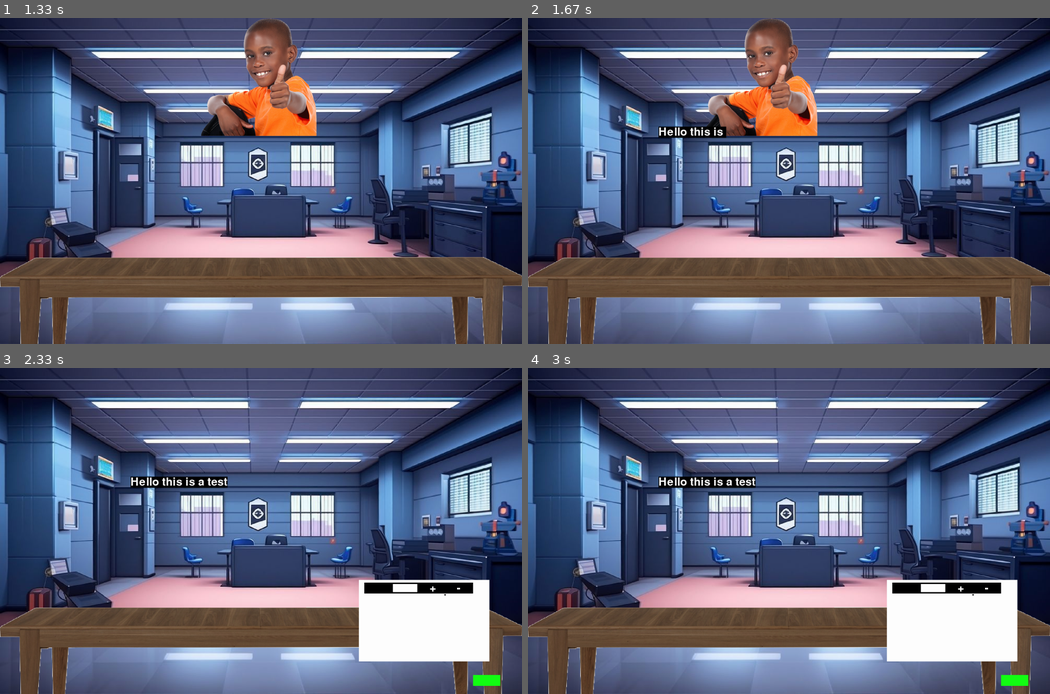
Above: before the commit, frames 1-4 (two rows, left to right).
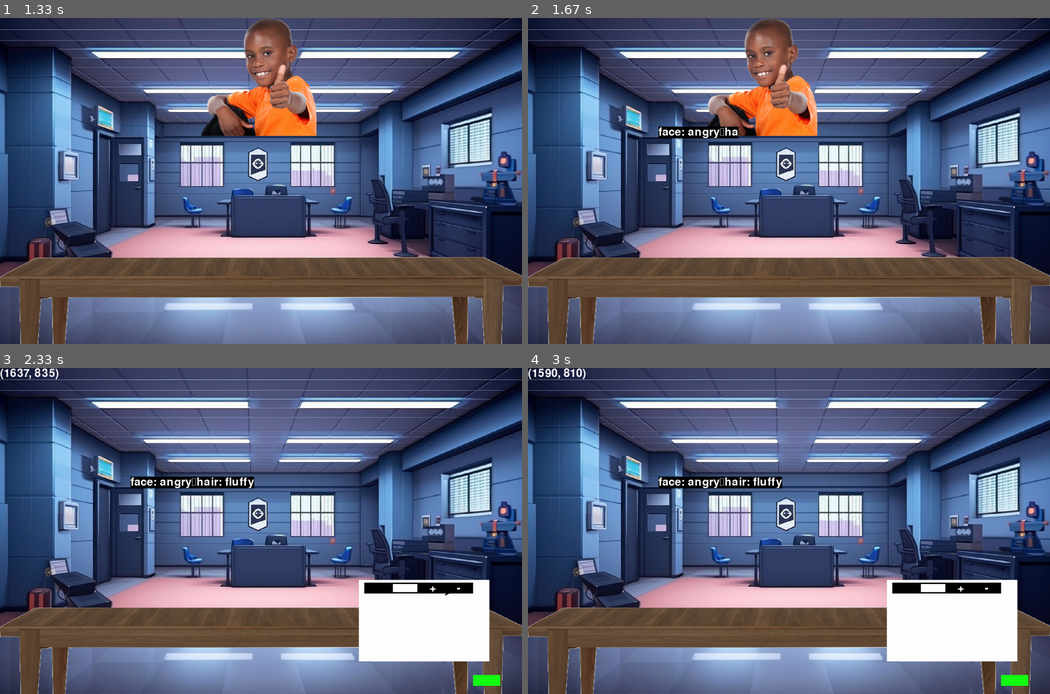
Above: after the commit, the same moments.

Repository: ICaPiCo/policeGame
Game: pygame game, started from main.py
The game is run twice, just before and just after one commit, with the same random seed, the same clock (stepped at 60 frames per second) and the same inputs.
Inputs (mouse positions are in pixels of both pictures, inside the frame that each line leads up to):
- Up to frame 1 (1.33 s): tap Space at 0.33 s
- Up to frame 2 (1.67 s): no input
- Up to frame 3 (2.33 s): press the mouse at (104, 433) at 1.7 s; move the mouse to (140, 429) at 1.8 s; release the mouse at (177, 423) at 1.93 s; press the mouse at (459, 586) at 2.03 s; move the mouse to (454, 592) at 2.13 s; release the mouse at (443, 596) at 2.27 s
- Up to frame 4 (3 s): tap Space at 2.33 s; click "+" at 2.72 s

Frame 1 is identical in both runs. In frame 2, 0.3% of the frame differs, in the area x 25-41%, y 33-38%; in frame 3, 0.7%, in the area x 0-87%, y 0-70%; in frame 4, 0.7%.

Commit message:
Text Gen, Drawing ++
Drawing ++ thick lines

Diff:
--- a/main.py
+++ b/main.py
@@ -129,8 +129,12 @@
 def doCriminal():
     """Draw the criminal image in the comparison screen."""
     screen.blit(criminal, (SCREEN_WIDTH/4, SCREEN_HEIGHT/2.5))
-
-
+def dict_to_text(dictionary):
+    """Convert a dictionary to a formatted text string."""
+    text = ""
+    for key, value in dictionary.items():
+        text += f"{key}: {value}\n"
+    return text.strip()
 # Game state variables
 running = True  # Main game loop flag
 menu = True  # Start menu state
@@ -241,7 +245,7 @@
 
     # Display testimony text letter by letter
 
-    text = "Hello this is a test"
+    text = "\n".join([f"{key}: {value}" for key, value in culprit_id.items()])
     newtext = ""
     textX, textY = SCREEN_WIDTH/4, SCREEN_HEIGHT/3
     for i in text:
@@ -262,7 +266,19 @@
     pygame.display.flip()
 
     # Drawing interface loop
+    thickness = 3
+    last_thickness = thickness
+    previous_pos = pygame.mouse.get_pos()
+    deltaX, deltaY = 0, 0
+    D = False
     while drawing:
+        current_pos = pygame.mouse.get_pos()
+        deltaX, deltaY = pygame.mouse.get_rel()
+        distance = sqrt(deltaX**2 + deltaY**2)
+        thickness = max(3, distance * 0.29)
+
+
+
         for event in pygame.event.get():
             if event.type == pygame.QUIT:
                 drawing = False
@@ -275,32 +291,52 @@
                     menu = False
                     pygame.quit()
                     sys.exit()
+                if event.key == pygame.K_SPACE:
+                    canvas.fill(WHITE)
             elif event.type == pygame.MOUSEBUTTONDOWN:
+                D = True
                 x, y = event.pos
+                previous_pos = current_pos
                 # Handle button clicks
                 if button_done.collidepoint(x, y):
                     drawing = False
                 elif button_color_black.collidepoint(x, y):
                     brush_color = BLACK
-
                 elif button_color_white.collidepoint(x, y):
                     brush_color = WHITE
                 elif button_size_up.collidepoint(x, y):
-                    brush_size = min(20, brush_size + 2)  # Increase brush size with upper limit
+                    last_thickness = min(30, last_thickness + 1)  # Increase brush size with upper limit
                 elif button_size_down.collidepoint(x, y):
-                    brush_size = max(2, brush_size - 2)  # Decrease brush size with lower limit
+                    last_thickness = max(2, brush_size - 1)  # Decrease brush size with lower limit
+            elif event.type ==pygame.MOUSEBUTTONUP:
+                D = False
+
+
+
             elif event.type == pygame.MOUSEMOTION and pygame.mouse.get_pressed()[0]:
-                # Draw on canvas when mouse is moved with button pressed
                 x, y = event.pos
-                if screenX <= x <= screenX + CANVAS_WIDTH and screenY <= y <= screenY + CANVAS_HEIGHT:
-                    pygame.draw.circle(canvas, brush_color, (x - screenX, y - screenY), brush_size)
+
+                if screenX <= x <= screenX + CANVAS_WIDTH and screenY <= y <= screenY + CANVAS_HEIGHT and D:
+                    if distance > 0.1:
+                        # Convert screen coordinates to canvas coordinates
+                        canvas_x1, canvas_y1 = previous_pos[0] - screenX, previous_pos[1] - screenY
+                        canvas_x2, canvas_y2 = x - screenX, y - screenY
+
+            # Draw on the canvas with canvas coordinates
+                        pygame.draw.line(canvas, brush_color, (canvas_x1, canvas_y1), (canvas_x2, canvas_y2), int(last_thickness))
+                        previous_pos = (x, y)
+                        last_thickness = last_thickness * 0.7 + thickness * 0.3
+
+
 
         # Redraw the scene each frame
         drawBackground()
+        txt = font.render(str(current_pos),True,(255,255,255))
 
         screen.blit(drawText, (textX, textY))
         drawImage(table, 0, SCREEN_HEIGHT/2)
         screen.blit(canvas, (screenX, screenY))
+        screen.blit(txt, (0, 0))
         drawDone()
         drawButtons()
 
